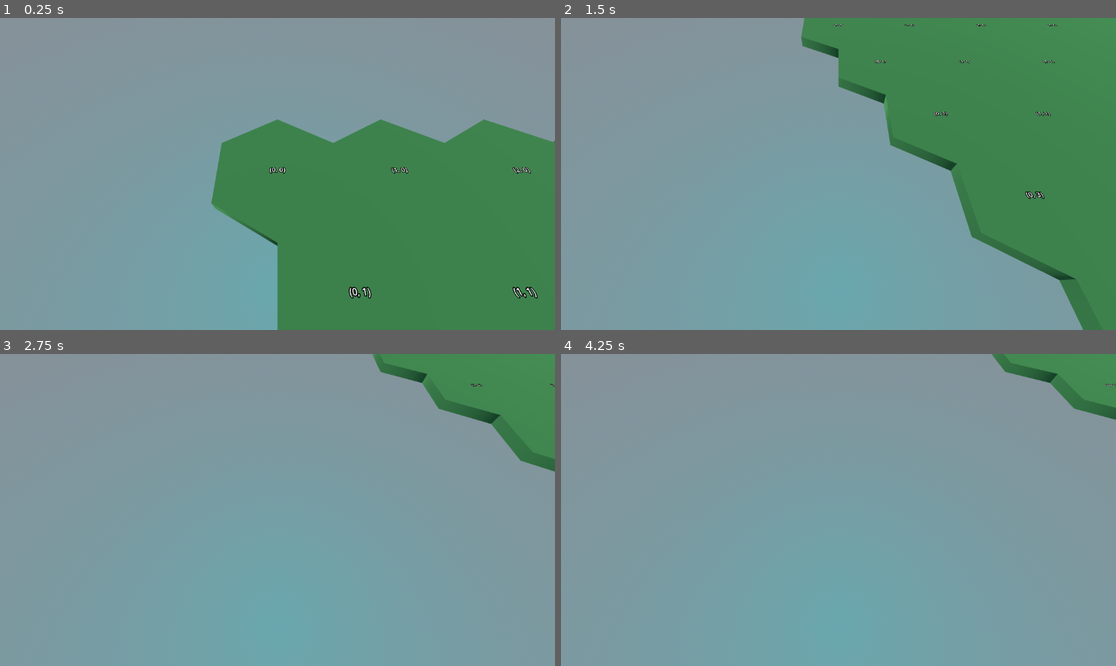
Above: before the commit, frames 1-4 (two rows, left to right).
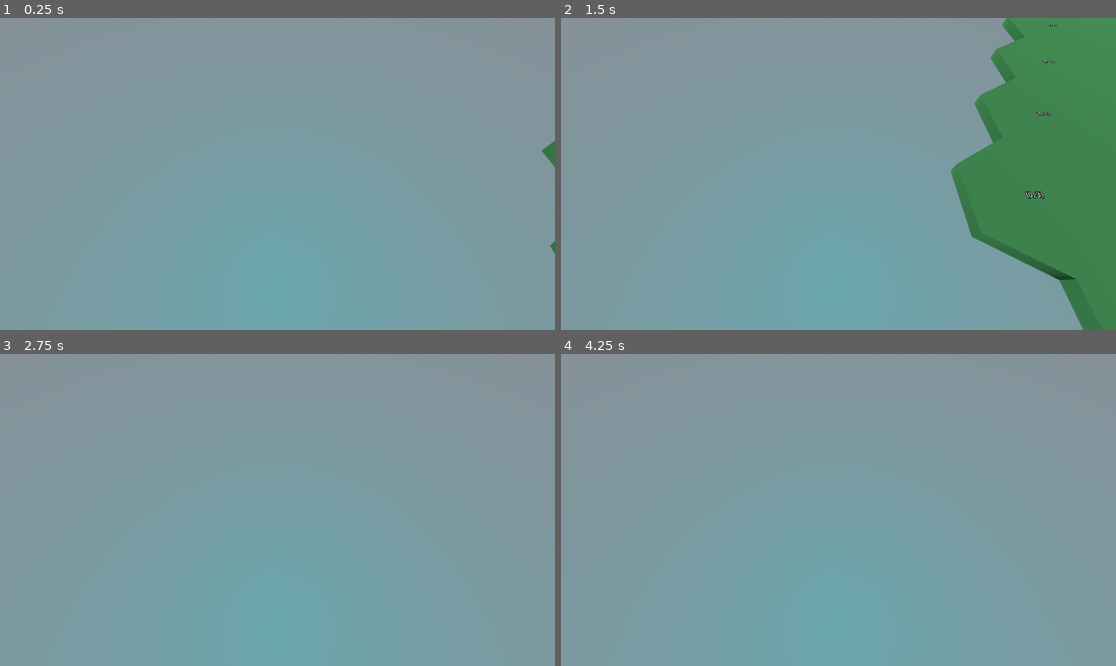
Above: after the commit, the same moments.

Repository: nheeb/spell-tactics
Game: Godot game, scene res://Logic/Main.tscn
The game is run twice, just before and just after one commit, with the same random seed, the same clock (stepped at 60 frames per second) and the same inputs.
Inputs (mouse positions are in pixels of both pictures, inside the frame that each line leads up to):
- Up to frame 1 (0.25 s): no input
- Up to frame 2 (1.5 s): tap Enter at 0.5 s; move the mouse to (960, 158) at 0.52 s; hold S (move_camera_backwards) 0.53-1.28 s; tap W (move_camera_forwards) at 0.8, 1.35 s; move the mouse to (727, 189) at 1.27 s
- Up to frame 3 (2.75 s): tap A (move_camera_left) at 1.55 s; move the mouse to (333, 441) at 2.02 s; hold A (move_camera_left) from 2.03 s (still down); tap D (move_camera_right) at 2.3 s
- Up to frame 4 (4.25 s): move the mouse to (810, 572) at 2.77 s; release A (move_camera_left) at 2.78 s; tap D (move_camera_right) at 2.85 s; tap Q (rotate_camera_anticlockwise, bound only after the commit) at 3.05 s; move the mouse to (1005, 556) at 3.52 s; hold Q (rotate_camera_anticlockwise, bound only after the commit) from 3.53 s (still down); tap E (rotate_camera_clockwise, bound only after the commit) at 3.8 s

The runs differ from the first frame. In frame 1, 35% of the frame differs, in the area x 38-100%, y 32-100%; in frame 2, 11%; in frame 3, 6.7%; in frame 4, 2.7%.

Commit message:
camera rotation

Diff:
--- a/Logic/Main.tscn
+++ b/Logic/Main.tscn
@@ -1,6 +1,6 @@
 [gd_scene load_steps=2 format=3 uid="uid://brhegqlf0sm1x"]
 
-[ext_resource type="PackedScene" uid="uid://cs6vnuiljtmct" path="res://Prototype/HexGridPrototyping.tscn" id="1_dlhxl"]
+[ext_resource type="PackedScene" uid="uid://cs6vnuiljtmct" path="res://Prototype/Prototyping.tscn" id="1_dlhxl"]
 
 [node name="Main" type="Control"]
 layout_mode = 3
--- a/Prototype/Tile.tscn
+++ b/Logic/Tiles/Tile.tscn
@@ -1,10 +1,10 @@
 [gd_scene load_steps=6 format=3 uid="uid://dgrhssy80ss18"]
 
-[ext_resource type="Material" uid="uid://dybc4a2mp16cg" path="res://Prototype/TileGroundMaterial.tres" id="1_ikv8t"]
-[ext_resource type="Script" path="res://Prototype/Tile.gd" id="1_qj5vr"]
+[ext_resource type="Script" path="res://Logic/Tiles/Tile.gd" id="1_scmar"]
+[ext_resource type="Material" uid="uid://dybc4a2mp16cg" path="res://Assets/Materials/TileGroundMaterial.tres" id="2_c24a5"]
 
 [sub_resource type="CylinderMesh" id="CylinderMesh_wyt28"]
-material = ExtResource("1_ikv8t")
+material = ExtResource("2_c24a5")
 top_radius = 1.0
 bottom_radius = 1.0
 height = 0.2
@@ -20,7 +20,7 @@
 [sub_resource type="BoxMesh" id="BoxMesh_ltq8m"]
 
 [node name="Tile" type="Node3D"]
-script = ExtResource("1_qj5vr")
+script = ExtResource("1_scmar")
 
 [node name="Hexagon" type="MeshInstance3D" parent="."]
 mesh = SubResource("CylinderMesh_wyt28")
@@ -39,27 +39,27 @@
 skeleton = NodePath("../..")
 
 [node name="Edge2" type="MeshInstance3D" parent="Edges"]
-transform = Transform3D(0.866025, 0, 0.018452, 0, 0.235877, 0, -0.5, 0, 0.0319599, -0.429618, 0, -0.744119)
+transform = Transform3D(0.8941, 0, 0.018452, 0, 0.235877, 0, -0.516209, 0, 0.0319599, -0.429618, 0, -0.744119)
 mesh = SubResource("BoxMesh_ltq8m")
 skeleton = NodePath("../..")
 
 [node name="Edge3" type="MeshInstance3D" parent="Edges"]
-transform = Transform3D(-5.96046e-08, 0, 0.0369041, 0, 0.235877, 0, -1, 0, -3.72529e-09, -0.86865, 0, 0.00336253)
+transform = Transform3D(-5.85972e-08, 0, 0.0369041, 0, 0.235877, 0, -0.983099, 0, -3.72529e-09, -0.866, 0, 0.003)
 mesh = SubResource("BoxMesh_ltq8m")
 skeleton = NodePath("../..")
 
 [node name="Edge4" type="MeshInstance3D" parent="Edges"]
-transform = Transform3D(-5.96046e-08, 0, 0.0369041, 0, 0.235877, 0, -1, 0, -3.72529e-09, 0.851627, 0, 0.00336235)
+transform = Transform3D(-6.11726e-08, 0, 0.0369041, 0, 0.235877, 0, -1.02631, 0, -3.72529e-09, 0.852, 0, 0)
 mesh = SubResource("BoxMesh_ltq8m")
 skeleton = NodePath("../..")
 
 [node name="Edge5" type="MeshInstance3D" parent="Edges"]
-transform = Transform3D(-0.866025, 0, 0.018452, 0, 0.235877, 0, -0.5, 0, -0.0319599, 0.433373, 2.38419e-07, -0.755619)
+transform = Transform3D(-0.857549, 0, 0.018452, 0, 0.235877, 0, -0.495107, 0, -0.0319599, 0.433373, 2.38419e-07, -0.755619)
 mesh = SubResource("BoxMesh_ltq8m")
 skeleton = NodePath("../..")
 
 [node name="Edge6" type="MeshInstance3D" parent="Edges"]
-transform = Transform3D(-0.866025, 0, 0.018452, 0, 0.235877, 0, -0.5, 0, -0.0319599, -0.445003, 2.38419e-07, 0.765774)
+transform = Transform3D(-0.877268, 0, 0.018452, 0, 0.235877, 0, -0.506491, 0, -0.0319599, -0.436516, 2.38419e-07, 0.751075)
 mesh = SubResource("BoxMesh_ltq8m")
 skeleton = NodePath("../..")
 
--- /dev/null
+++ b/Logic/Tiles/TileGrid.tscn
@@ -0,0 +1,6 @@
+[gd_scene load_steps=2 format=3 uid="uid://bshwbn0tpocns"]
+
+[ext_resource type="Script" path="res://Prototype/HexGrid.gd" id="1_sc3eu"]
+
+[node name="TileGrid" type="Node3D"]
+script = ExtResource("1_sc3eu")
--- a/Prototype/GameCamera.gd
+++ b/Prototype/GameCamera.gd
@@ -1,12 +1,20 @@
 extends Node3D
 
 var velocity := Vector3.ZERO
-@export var acceleration := 30.0
+var rotation_input := 0.0
+@export var move_acceleration := 30.0
+## 45 degrees per second
+@export var rotation_velocity := 100.0
 @export var damping := .02
+@export var rot_damping := 0.02
 
 func _physics_process(delta: float) -> void:
-	velocity += delta * acceleration * Vector3.RIGHT * (Input.get_action_strength("move_camera_right") - Input.get_action_strength("move_camera_left"))
-	velocity += delta * acceleration * Vector3.FORWARD * (Input.get_action_strength("move_camera_forwards") - Input.get_action_strength("move_camera_backwards"))
+	# x-z movement
+	velocity += delta * move_acceleration * (basis * Vector3.RIGHT) * (Input.get_action_strength("move_camera_right") - Input.get_action_strength("move_camera_left"))
+	velocity += delta * move_acceleration * (basis * Vector3.FORWARD) * (Input.get_action_strength("move_camera_forwards") - Input.get_action_strength("move_camera_backwards"))
 	velocity *= pow(damping, delta)
+	global_position += velocity * delta
 
-	global_position += velocity * delta
+	# rotation
+	rotation_input = delta * rotation_velocity * (Input.get_action_strength("rotate_camera_clockwise") - Input.get_action_strength("rotate_camera_anticlockwise"))
+	rotate_y(deg_to_rad(rotation_input))
--- a/Prototype/HexGrid.gd
+++ b/Prototype/HexGrid.gd
@@ -5,42 +5,55 @@
 ## Or loading a resource defining a map.
 ## Ideally, this would even work in a tool script so in-editor as well
 
-## We're using (q,r)-axial coordinates, for a reference see
+## We're using (r,q)-axial coordinates, for a reference see
 ## https://www.redblobgames.com/grids/hexagons/#coordinates-axial
 
 
-## 2D Array of tiles, indexed with (r,q), think row, qolumn hehe :)
+## 2D Array of tiles, indexed with (r,q)
 var tiles: Array[Array] = []
-var tile_size := 1.0
 
 
 func _ready() -> void:
 	init_basic_grid(3)
 
-
-var TileScene = preload("res://Prototype/Tile.tscn")
+var TileScene = preload("res://Logic/Tiles/Tile.tscn")
 const Q_BASIS: Vector2 = Vector2(sqrt(3), 0)
 const R_BASIS: Vector2 = Vector2(sqrt(3)/2, 3./2)
 func init_basic_grid(n: int):
 	# The origin tile will have coordinates (r=n, q=n).
 	# This makes it so the top-left tile will have coordinates 0,0 in the tiles 2D array
 	# The origin tile will be centered at the position of the TileGrid node.
-
 	# initiate 2d Array, it will have dimensions (2n, 2n)
-	for _i in range(2*n + 1):
+	for i in range(2*n + 1):
 		tiles.append([])
+		for j in range(2*n+1):
+			tiles[i].append(null)
 
 	for r in range(0, 2*n + 1):
 		for q in range(0, 2*n + 1):
 			# first off, check if this tile would have distance > n from origin
 			# in that case continue and put null into the array position
-			if false:  # TODO dist > n
-				tiles[r][q] = null
+			if tile_distance(r, q, n, n) > n:
 				continue
 			# place all tiles in pointy-up fashion
 			# that mean they are higher than they are wide
 			var new_tile: Tile = TileScene.instantiate()
 			add_child(new_tile)
-			var xz_translation: Vector2 = r * tile_size * Q_BASIS + q * tile_size * R_BASIS
+			var xz_translation: Vector2 = r * Q_BASIS + q * R_BASIS
 			new_tile.position = Vector3(xz_translation.x, 0.0, xz_translation.y)
 			new_tile.get_node("DebugLabel").text = "(%s, %s)" % [r, q]
+			tiles[r][q] = new_tile
+
+func rq_to_tile(r: int, q: int) -> Tile:
+	return tiles[r][q]
+
+## can return null if the tile is not present
+func tile_to_rq(t: Tile) -> Vector2i:
+	return Vector2i(0, 0)
+
+
+## could maybe be put in Utils singleton
+func tile_distance(r1: int, q1: int, r2: int, q2: int):
+	return (abs(q1 - q2)
+			+ abs(q1 + r1 - q2 - r2)
+			+ abs(r1 - r2)) / 2
--- a/Prototype/HexGridPrototyping.tscn
+++ b/Prototype/Prototyping.tscn
@@ -2,7 +2,7 @@
 
 [ext_resource type="Script" path="res://addons/smoothing/smoothing.gd" id="1_mf57j"]
 [ext_resource type="Script" path="res://Prototype/GameCamera.gd" id="1_wx0wr"]
-[ext_resource type="Script" path="res://Prototype/HexGrid.gd" id="2_xbiya"]
+[ext_resource type="PackedScene" uid="uid://bshwbn0tpocns" path="res://Logic/Tiles/TileGrid.tscn" id="3_80rsa"]
 
 [sub_resource type="ProceduralSkyMaterial" id="ProceduralSkyMaterial_ypriw"]
 sky_horizon_color = Color(0.223529, 0.517647, 0.670588, 1)
@@ -21,16 +21,20 @@
 
 [sub_resource type="CapsuleMesh" id="CapsuleMesh_6ig6y"]
 
-[node name="HexGridPrototyping" type="Node3D"]
+[node name="Prototyping" type="Node3D"]
 
 [node name="CameraPivot" type="Node3D" parent="."]
-transform = Transform3D(1, 0, 0, 0, 0.866025, -0.5, 0, 0.5, 0.866025, 0, 0, 0)
+transform = Transform3D(1, 0, 0, 0, 1, 0, 0, 0, 1, 0, 0, 0)
 script = ExtResource("1_wx0wr")
 
-[node name="Smoothing" type="Node3D" parent="CameraPivot"]
+[node name="AnglerPivot" type="Node3D" parent="CameraPivot"]
+transform = Transform3D(1, 0, 0, 0, 0.866026, -0.5, 0, 0.5, 0.866026, 0, 0, 0)
+
+[node name="Smoothing" type="Node3D" parent="CameraPivot/AnglerPivot"]
+transform = Transform3D(1, 0, 0, 0, 1, 0, 0, 0, 1, 0, 0, 0)
 script = ExtResource("1_mf57j")
 
-[node name="Camera3D" type="Camera3D" parent="CameraPivot/Smoothing"]
+[node name="Camera3D" type="Camera3D" parent="CameraPivot/AnglerPivot/Smoothing"]
 transform = Transform3D(1, 0, 0, 0, -4.37114e-08, 1, 0, -1, -4.37114e-08, 0, 3, 0)
 
 [node name="WorldEnvironment" type="WorldEnvironment" parent="."]
@@ -43,5 +47,4 @@
 [node name="DirectionalLight3D" type="DirectionalLight3D" parent="."]
 transform = Transform3D(-0.0146024, 0.827169, -0.561764, 0.021494, 0.561953, 0.82689, 0.999662, 5.58982e-09, -0.025985, -2.62206, 4.09464, 0)
 
-[node name="TileGrid" type="Node3D" parent="."]
-script = ExtResource("2_xbiya")
+[node name="TileGrid" parent="." instance=ExtResource("3_80rsa")]
--- a/project.godot
+++ b/project.godot
@@ -45,3 +45,23 @@
 "events": [Object(InputEventKey,"resource_local_to_scene":false,"resource_name":"","device":-1,"window_id":0,"alt_pressed":false,"shift_pressed":false,"ctrl_pressed":false,"meta_pressed":false,"pressed":false,"keycode":0,"physical_keycode":68,"key_label":0,"unicode":100,"echo":false,"script":null)
 ]
 }
+zoom_camera_in={
+"deadzone": 0.5,
+"events": [Object(InputEventMouseButton,"resource_local_to_scene":false,"resource_name":"","device":-1,"window_id":0,"alt_pressed":false,"shift_pressed":false,"ctrl_pressed":false,"meta_pressed":false,"button_mask":0,"position":Vector2(0, 0),"global_position":Vector2(0, 0),"factor":1.0,"button_index":4,"canceled":false,"pressed":false,"double_click":false,"script":null)
+]
+}
+zoom_camera_out={
+"deadzone": 0.5,
+"events": [Object(InputEventMouseButton,"resource_local_to_scene":false,"resource_name":"","device":-1,"window_id":0,"alt_pressed":false,"shift_pressed":false,"ctrl_pressed":false,"meta_pressed":false,"button_mask":0,"position":Vector2(0, 0),"global_position":Vector2(0, 0),"factor":1.0,"button_index":5,"canceled":false,"pressed":false,"double_click":false,"script":null)
+]
+}
+rotate_camera_clockwise={
+"deadzone": 0.5,
+"events": [Object(InputEventKey,"resource_local_to_scene":false,"resource_name":"","device":-1,"window_id":0,"alt_pressed":false,"shift_pressed":false,"ctrl_pressed":false,"meta_pressed":false,"pressed":false,"keycode":0,"physical_keycode":69,"key_label":0,"unicode":101,"echo":false,"script":null)
+]
+}
+rotate_camera_anticlockwise={
+"deadzone": 0.5,
+"events": [Object(InputEventKey,"resource_local_to_scene":false,"resource_name":"","device":-1,"window_id":0,"alt_pressed":false,"shift_pressed":false,"ctrl_pressed":false,"meta_pressed":false,"pressed":false,"keycode":0,"physical_keycode":81,"key_label":0,"unicode":113,"echo":false,"script":null)
+]
+}
Not shown, changed: Addons/smoothing/smoothing.png.import
Renamed: Prototype/TileGroundMaterial.tres -> Assets/Materials/TileGroundMaterial.tres
Renamed: Prototype/Tile.gd -> Logic/Tiles/Tile.gd
